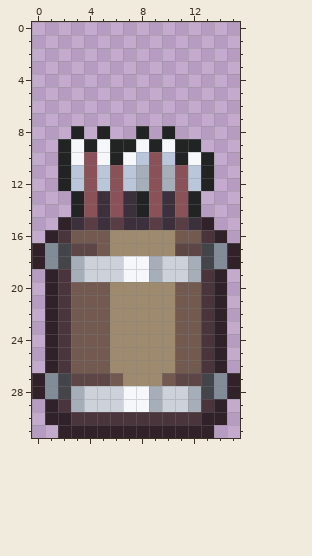
Edited in one commit: pixel-art file (Seokbinggo_Client/Assets/Art/Buildings/arrow_supply.aseprite). That is the earlier state.
16x32 pixels, 1 frame. Colours within 5 levels of each other are drawn and written as one.
The result:
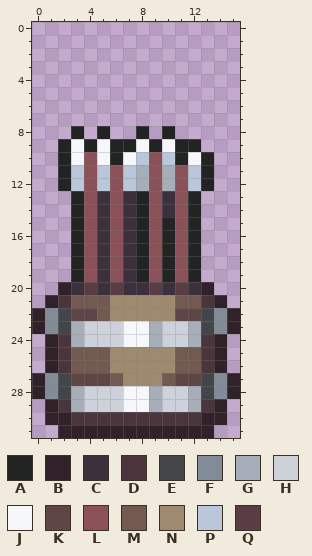
Palette (. is transparent): A #222323  B #31222a  C #3b303c  D #4a353c  E #434549  F #828b98  G #a6aeba  H #cdd2da  J #f5f7fa  K #5e4646  L #8a5258  M #725a51  N #9e8a6e  P #bac7db  Q #5a3c45
Changes in this commit:
y 15: x 2..4 BCQ -> .AL; x 6 Q -> L; x 8..13 CQCQCB -> ALALA.
y 16: x 1..14 BDMMMNNNNNMMDB -> ..ALCLCALALA..
y 17: x 0..15 BFEKKMNNNNNKKEFB -> ...ALCLCALALA...
y 18: x 0..15 BFEGHHHJJGHHGEFB -> ...ALCLCALALA...
y 19: x 1..14 BDGHHHJJGHHGDB -> ..ALCLCALALA..
y 20: x 1..14 BDMMMNNNNNMMDB -> .BCQCQCCQCQCB.
y 22: x 0..4 .BDMM -> BFEKK; x 11..15 MMDB. -> KKEFB
y 23: x 0..15 .BDMMMNNNNNMMDB. -> BFEGHHHJJGHHGEFB
y 24: x 3..12 MMMNNNNNMM -> GHHHJJGHHG
Boxes around the changes in both pictures, in picture pixels (x1, y1, x2, y2):
changed: (32, 217, 240, 347)
